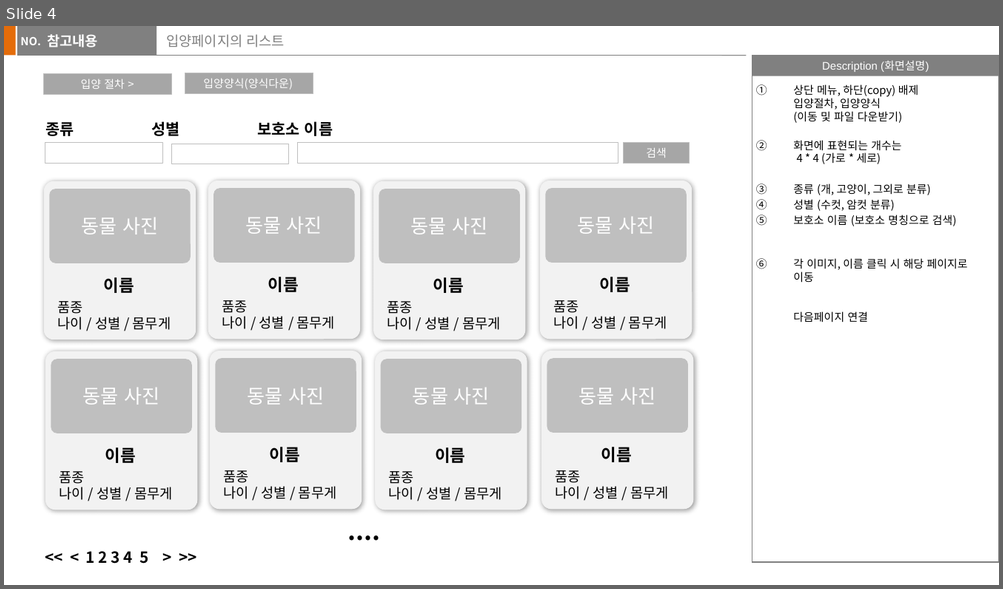
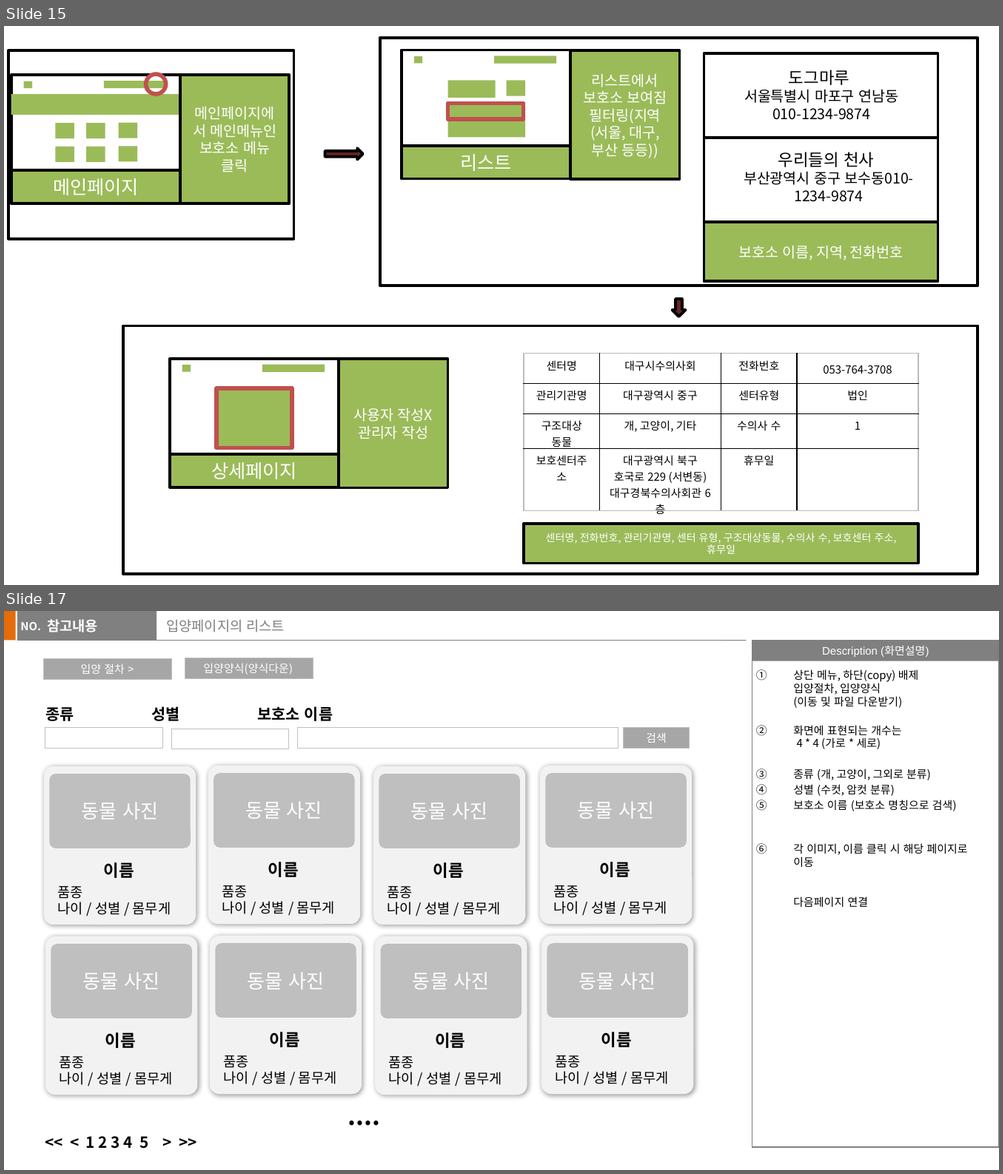
Before and after one commit to jaemikim/Notes, a slide deck: 기획문서/보보 (가칭)_v1-2.pptx. Shown one above the other, each under a label of ours: slide 4 before the commit, slides 15 and 17 after it; the slides between them are not shown. The pictures are 1003x589 and 1003x1174 pixels, drawn with LibreOffice and Linux fonts; fonts in the diff are those of the drawing; background and template pictures are left out. Boxes give left, top, right and bottom in pixels: in the first picture for what was removed or moved away, otherwise in the second. Text is boxed around its words. In the diff, an @@ line names an element or a change of style, - is before the commit and + after.

```diff
--- a/기획문서/보보 (가칭)_v1-2.pptx
+++ b/기획문서/보보 (가칭)_v1-2.pptx
@@ slide 15 added at [4, 26, 999, 585], background #FFFFFF @@
@@ rectangle added at [380, 38, 978, 286], outline #000000 2 pt @@
@@ rectangle added at [8, 51, 293, 239], outline #000000 2 pt @@
@@ group added at [401, 50, 680, 180]: 9 rectangles @@
+리스트
+리스트에서 보호소 보여짐
+필터링(지역(서울, 대구, 부산 등등))
@@ rectangle added at [703, 54, 937, 138], outline #000000 2 pt @@
@@ text added at [744, 70, 899, 120], 10.5 pt, text #000000 @@
+도그마루
+서울특별시 마포구 연남동
+010-1234-9874
@@ ellipse added at [146, 74, 166, 93], outline #C0504D 3 pt @@
@@ group added at [11, 75, 290, 204]: 12 rectangles @@
+메인페이지
+메인페이지에서 메인메뉴인 보호소 메뉴 클릭
@@ rectangle added at [447, 104, 523, 119], outline #C0504D 3 pt @@
@@ right arrow added at [325, 148, 363, 159], fill #632523, outline #000000 2 pt @@
@@ rectangle added at [703, 138, 937, 221], outline #000000 2 pt @@
@@ text added at [743, 152, 913, 202], 10.5 pt, text #000000 @@
+우리들의 천사
+부산광역시 중구 보수동010-1234-9874
@@ rectangle added at [703, 223, 937, 283], fill #9BBB59, outline #000000 2 pt, 10.5 pt, text #FFFFFF @@
+보호소 이름, 지역, 전화번호
@@ right arrow added at [671, 299, 685, 317], fill #632523, outline #000000 2 pt @@
@@ rectangle added at [123, 326, 978, 575], outline #000000 2 pt @@
@@ table added at [523, 353, 917, 511], 4 rows, 4 columns @@
+센터명 | 대구시수의사회 | 전화번호 | 053-764-3708
+관리기관명 | 대구광역시 중구 | 센터유형 | 법인
+구조대상 / 동물 | 개, 고양이, 기타 | 수의사 수 | 1
+보호센터주소 | 대구광역시 북구 호국로 229 (서변동) 대구경북수의사회관 6층 | 휴무일 | 
@@ rectangle added at [170, 359, 339, 454], outline #000000 2 pt @@
@@ rectangle added at [182, 365, 191, 372], fill #9BBB59 @@
@@ rectangle added at [262, 365, 325, 372], fill #9BBB59 @@
@@ rectangle added at [338, 359, 447, 488], fill #9BBB59, outline #000000 2 pt, 10.5 pt, text #FFFFFF @@
+사용자 작성X
+관리자 작성
@@ rectangle added at [215, 389, 293, 449], fill #9BBB59 @@
@@ rectangle added at [216, 389, 291, 449], outline #C0504D 3 pt @@
@@ rectangle added at [170, 454, 339, 488], fill #9BBB59, outline #000000 2 pt, 13.5 pt, text #FFFFFF @@
+상세페이지
@@ rectangle added at [523, 524, 918, 564], fill #9BBB59, outline #000000 2 pt, 7.5 pt, text #FFFFFF @@
+센터명, 전화번호, 관리기관명, 센터 유형, 구조대상동물, 수의사 수, 보호센터 주소, 휴무일
@@ what was slide 4 is now slide 17 @@
```
Also in this commit, not shown: 2 slides changed, 12 other slides added, 1 other file.
